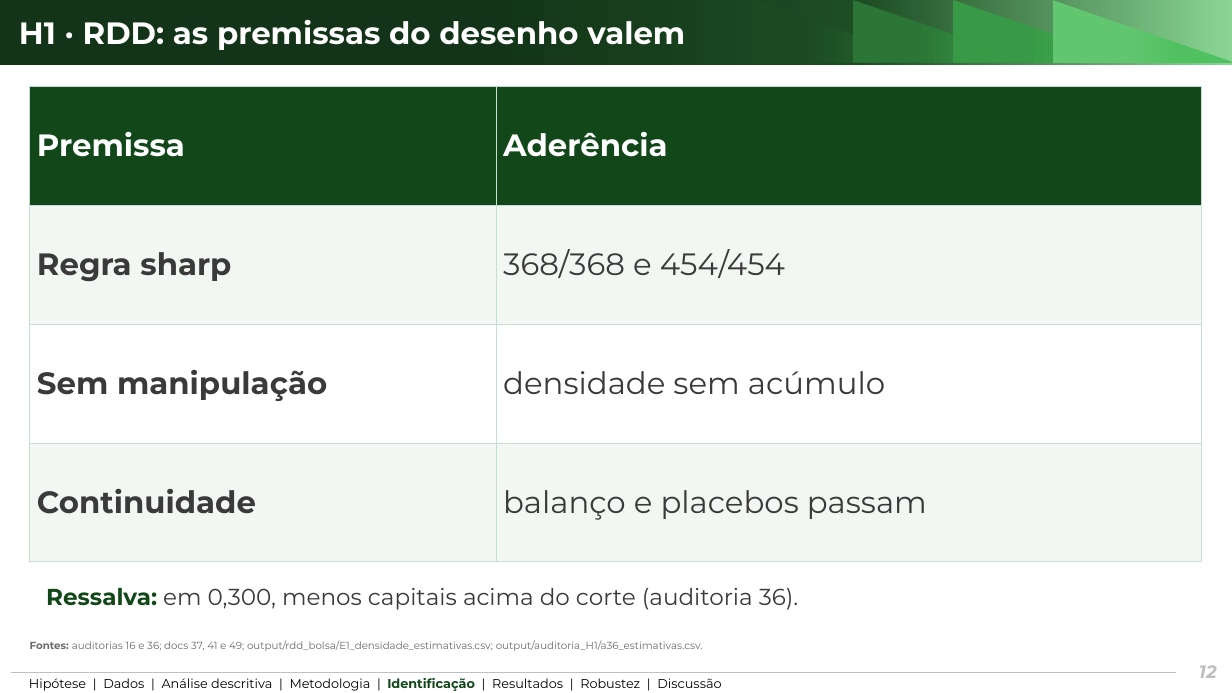
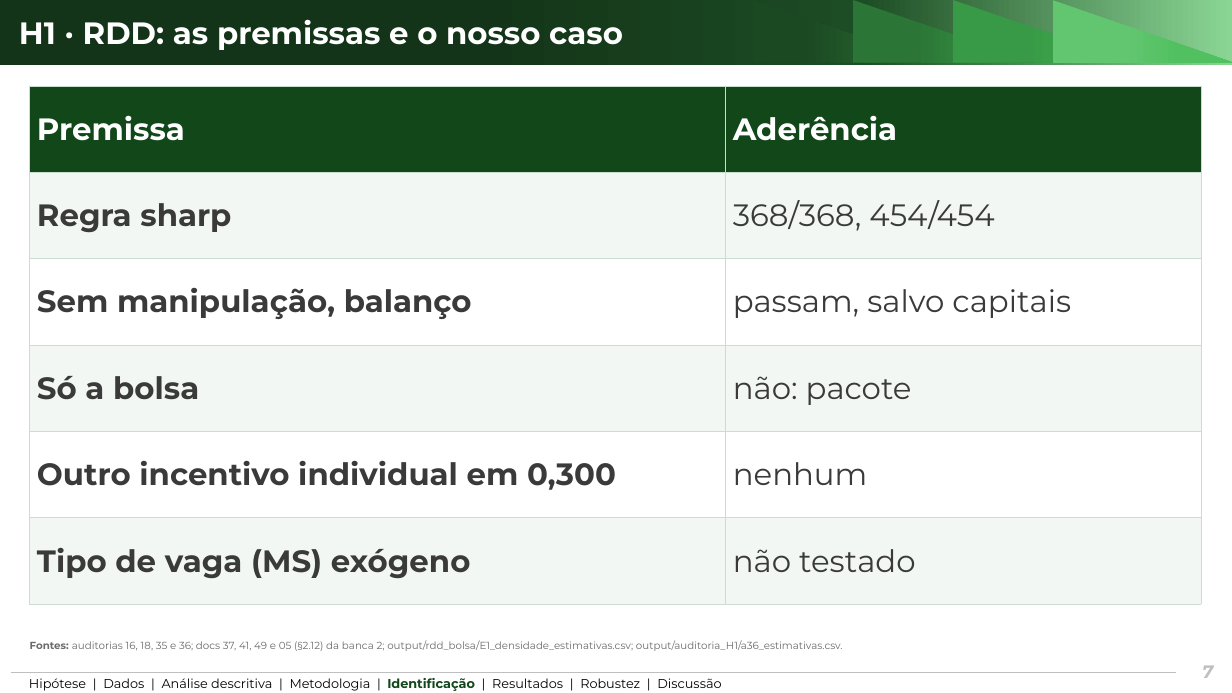
Before and after one commit to ka1victor/impact-eval-health-econ-pmme, a slide deck: slide 7 of output/apresentacao_banca2/deck_banca2_curto.pptx (slide 12 before the commit). Drawn at 1232x693 pixels with LibreOffice and Linux fonts; fonts in the diff are those of the drawing; background and template pictures are left out. Boxes give left, top, right and bottom in pixels: in the first picture for what was removed or moved away, otherwise in the second. Text is boxed around its words. In the diff, an @@ line names an element or a change of style, - is before the commit and + after.

```diff
--- a/output/apresentacao_banca2/deck_banca2_curto.pptx
+++ b/output/apresentacao_banca2/deck_banca2_curto.pptx
@@ title at (x1=19, y1=19, x2=623, y2=50): text changed @@
-H1 · RDD: as premissas do desenho valem
+H1 · RDD: as premissas e o nosso caso
@@ table at (x1=30, y1=86, x2=1202, y2=604) @@
-row 2: Regra sharp | 368/368 e 454/454
-row 3: Sem manipulação | densidade sem acúmulo
-row 4: Continuidade | balanço e placebos passam
+row 2: Regra sharp | 368/368, 454/454
+row 3: Sem manipulação, balanço | passam, salvo capitais
+row 4: Só a bolsa | não: pacote
+row 5: Outro incentivo individual em 0,300 | nenhum
+row 6: Tipo de vaga (MS) exógeno | não testado
@@ text removed at (x1=46, y1=588, x2=799, y2=610) @@
-Ressalva: em 0,300, menos capitais acima do corte (auditoria 36).
@@ text at (x1=30, y1=640, x2=843, y2=651): text changed @@
-Fontes: auditorias 16 e 36; docs 37, 41 e 49; output/rdd_bolsa/E1_densidade_estimativas.csv; output/auditoria_H1/a36_estimativas.csv.
+Fontes: auditorias 16, 18, 35 e 36; docs 37, 41, 49 e 05 (§2.12) da banca 2; output/rdd_bolsa/E1_densidade_estimativas.csv; output/auditoria_H1/a36_estimativas.csv.
@@ page number at (x1=1202, y1=666, x2=1213, y2=678): text changed @@
-12
+7
```
Also in this commit, not shown: 8 other slides changed, 2 slides added, 14 slides removed, 38 other files.
